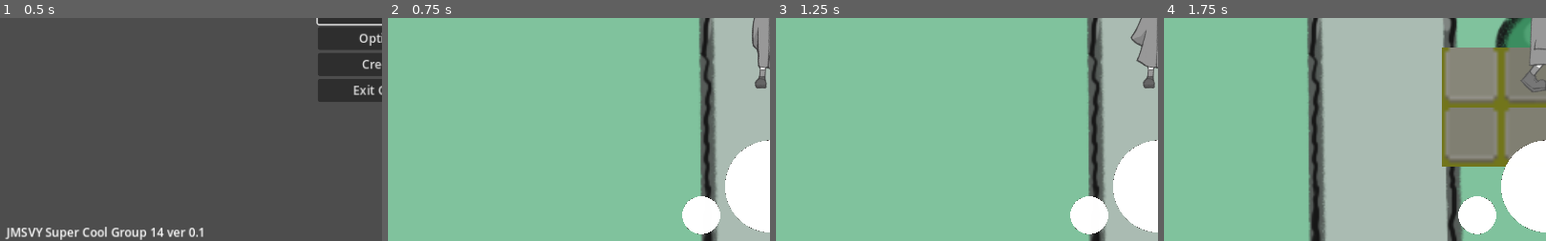
Above: before the commit, frames 1-4 (left to right).
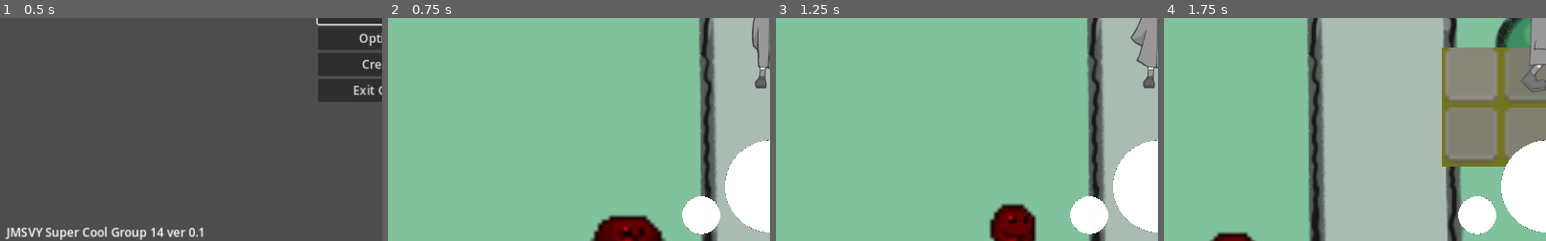
Above: after the commit, the same moments.

Repository: JMSVY-Super-Cool-Group-14/Dye-Chromatic
Game: Godot game, scene res://scenes/ui/main.tscn
The game is run twice, just before and just after one commit, with the same random seed, the same clock (stepped at 60 frames per second) and the same inputs.
Inputs (mouse positions are % of the whole screen's width and height, from its top left):
- Up to frame 1 (0.5 s): no input
- Up to frame 2 (0.75 s): click "New Game" at 0.5 s
- Up to frame 3 (1.25 s): no input
- Up to frame 4 (1.75 s): move the mouse to (72, 45) at 1.27 s; hold D (move_right) from 1.28 s (still down); hold C (interact) from 1.28 s (still down)
The pictures show only the part of the screen within x 0-50%, y 50-100%; the shares and areas given below are measured in that part.

Frame 1 is identical in both runs. In frame 2, 1.8% of the frame differs, in the area x 52-73%, y 88-100%; in frame 3, 1.9%, in the area x 55-69%, y 83-100%; in frame 4, 0.4%.

Commit message:
Enemies blink when hit and stund on melee hit

Diff:
--- a/src/project.godot
+++ b/src/project.godot
@@ -129,5 +129,6 @@
 interact={
 "deadzone": 0.5,
 "events": [Object(InputEventKey,"resource_local_to_scene":false,"resource_name":"","device":-1,"window_id":0,"alt_pressed":false,"shift_pressed":false,"ctrl_pressed":false,"meta_pressed":false,"pressed":false,"keycode":0,"physical_keycode":67,"key_label":0,"unicode":99,"echo":false,"script":null)
+, Object(InputEventJoypadButton,"resource_local_to_scene":false,"resource_name":"","device":-1,"button_index":3,"pressure":0.0,"pressed":false,"script":null)
 ]
 }
--- a/src/scenes/Enemy.tscn
+++ b/src/scenes/Enemy.tscn
@@ -1,6 +1,7 @@
-[gd_scene load_steps=34 format=3 uid="uid://cudnkh4q0wqm2"]
+[gd_scene load_steps=40 format=3 uid="uid://cudnkh4q0wqm2"]
 
 [ext_resource type="Script" path="res://scripts/Enemy/Enemy.gd" id="1_xq5uw"]
+[ext_resource type="Shader" path="res://scripts/Enemy/damageShder.gdshader" id="2_b8jfj"]
 [ext_resource type="Texture2D" uid="uid://t88m5j0qcxcy" path="res://assets/legacy/slime.png" id="2_ml24s"]
 [ext_resource type="Script" path="res://scripts/Enemy/EnemyAnimatedSprite2D.gd" id="3_e3mww"]
 [ext_resource type="Script" path="res://scripts/StateMachine/EnemyStateMachine.gd" id="4_7htyd"]
@@ -8,6 +9,12 @@
 [ext_resource type="Script" path="res://scripts/Enemy/Enemy States/EnemyChase.gd" id="6_7udfh"]
 [ext_resource type="Script" path="res://scripts/Enemy/Enemy States/EnemyAttack.gd" id="7_ahfcf"]
 [ext_resource type="Script" path="res://scripts/Enemy/Enemy States/EnemyDeath.gd" id="8_ggru3"]
+[ext_resource type="Script" path="res://scripts/Enemy/Enemy States/EnemyStun.gd" id="10_xqlkf"]
+
+[sub_resource type="ShaderMaterial" id="ShaderMaterial_4pjsy"]
+resource_local_to_scene = true
+shader = ExtResource("2_b8jfj")
+shader_parameter/quantity = 0.0
 
 [sub_resource type="AtlasTexture" id="AtlasTexture_8vqlx"]
 atlas = ExtResource("2_ml24s")
@@ -185,6 +192,44 @@
 "name": &"walk",
 "speed": 5.0
 }]
+
+[sub_resource type="Animation" id="Animation_8ieyw"]
+length = 0.001
+tracks/0/type = "value"
+tracks/0/imported = false
+tracks/0/enabled = true
+tracks/0/path = NodePath(".:material:shader_parameter/quantity")
+tracks/0/interp = 1
+tracks/0/loop_wrap = true
+tracks/0/keys = {
+"times": PackedFloat32Array(0),
+"transitions": PackedFloat32Array(1),
+"update": 0,
+"values": [0.0]
+}
+
+[sub_resource type="Animation" id="Animation_avw83"]
+resource_name = "damage"
+length = 0.6
+step = 0.05
+tracks/0/type = "value"
+tracks/0/imported = false
+tracks/0/enabled = true
+tracks/0/path = NodePath(".:material:shader_parameter/quantity")
+tracks/0/interp = 1
+tracks/0/loop_wrap = true
+tracks/0/keys = {
+"times": PackedFloat32Array(0, 0.1, 0.15, 0.25, 0.3, 0.4, 0.45, 0.55),
+"transitions": PackedFloat32Array(1, 1, 1, 1, 1, 1, 1, 1),
+"update": 0,
+"values": [0.0, 1.0, 1.0, 0.0, 0.0, 1.0, 1.0, 0.0]
+}
+
+[sub_resource type="AnimationLibrary" id="AnimationLibrary_pc2el"]
+_data = {
+"RESET": SubResource("Animation_8ieyw"),
+"damage": SubResource("Animation_avw83")
+}
 
 [sub_resource type="CircleShape2D" id="CircleShape2D_rk53v"]
 radius = 6.00333
@@ -198,9 +243,17 @@
 fsm = NodePath("State Machine")
 
 [node name="AnimatedSprite2D" type="AnimatedSprite2D" parent="."]
+material = SubResource("ShaderMaterial_4pjsy")
 sprite_frames = SubResource("SpriteFrames_5jic6")
 animation = &"Jump"
+frame = 3
+frame_progress = 0.0192241
 script = ExtResource("3_e3mww")
+
+[node name="damage" type="AnimationPlayer" parent="AnimatedSprite2D"]
+libraries = {
+"": SubResource("AnimationLibrary_pc2el")
+}
 
 [node name="CollisionShape2D" type="CollisionShape2D" parent="."]
 position = Vector2(0, 2)
@@ -229,5 +282,10 @@
 [node name="Death" type="Node" parent="State Machine"]
 script = ExtResource("8_ggru3")
 
+[node name="Stun" type="Node" parent="State Machine"]
+script = ExtResource("10_xqlkf")
+
 [connection signal="body_entered" from="Hit Box" to="." method="_on_hit_box_body_entered"]
 [connection signal="body_exited" from="Hit Box" to="State Machine/Attack" method="_on_hit_box_body_exited"]
+[connection signal="took_dmg" from="State Machine" to="." method="_on_state_machine_took_dmg"]
+[connection signal="took_dmg" from="State Machine" to="AnimatedSprite2D" method="_on_state_machine_took_dmg"]
--- a/src/scenes/game.tscn
+++ b/src/scenes/game.tscn
@@ -1,9 +1,9 @@
-[gd_scene load_steps=19 format=3 uid="uid://cdbtgk1s6v0xp"]
+[gd_scene load_steps=20 format=3 uid="uid://cdbtgk1s6v0xp"]
 
 [ext_resource type="Texture2D" uid="uid://bpid23vf3dspu" path="res://assets/legacy/Pixel Art Top Down - Basic/Texture/TX Tileset Grass.png" id="1_ihwfy"]
 [ext_resource type="Script" path="res://scripts/StateMachine/GameFSM.gd" id="2_1y0vn"]
 [ext_resource type="PackedScene" uid="uid://cudnkh4q0wqm2" path="res://scenes/Enemy.tscn" id="2_h5rq2"]
-[ext_resource type="PackedScene" uid="uid://b8sokesd0rypv" path="res://scenes/player.tscn" id="2_mpbna"]
+[ext_resource type="PackedScene" uid="uid://b8sokesd0rypv" path="res://scenes/Player.tscn" id="2_mpbna"]
 [ext_resource type="Script" path="res://scripts/StateMachine/States/gameState.gd" id="3_6d48n"]
 [ext_resource type="Script" path="res://scripts/StateMachine/States/pauseState.gd" id="3_h2nxd"]
 [ext_resource type="Script" path="res://scripts/StateMachine/States/overState.gd" id="4_v8r73"]
@@ -13,6 +13,7 @@
 [ext_resource type="Texture2D" uid="uid://01uvc6cl7jb" path="res://assets/sprites/UI/colourSelectCircle.png" id="7_45d4h"]
 [ext_resource type="Texture2D" uid="uid://d2va084t32vil" path="res://assets/legacy/Pixel Art Top Down - Basic/Texture/TX Tileset Stone Ground.png" id="11_qqcxc"]
 [ext_resource type="AudioStream" uid="uid://0k711k5iu0hv" path="res://assets/audio/Music/Project.wav" id="12_aedne"]
+[ext_resource type="PackedScene" uid="uid://0bq3mr4k2yu0" path="res://scenes/npc.tscn" id="13_7i4wi"]
 
 [sub_resource type="TileSetAtlasSource" id="TileSetAtlasSource_2dm3c"]
 texture = ExtResource("1_ihwfy")
@@ -701,10 +702,6 @@
 format = 2
 layer_0/tile_data = PackedInt32Array(-196610, 327680, 8, -131074, 327680, 9, -65538, 393216, 8, -2, 393216, 9, 65534, 3 …(13454 unchanged characters)…
 
-[node name="enemies" type="Node2D" parent="."]
-position = Vector2(469, -108)
-scale = Vector2(0.3, 0.3)
-
 [node name="AudioStreamPlayer2D" type="AudioStreamPlayer2D" parent="."]
 stream = ExtResource("12_aedne")
 volume_db = -10.0
@@ -820,95 +817,12 @@
 position = Vector2(665.5, 445)
 scale = Vector2(1, 1)
 
-[node name="Slime30" parent="." instance=ExtResource("2_h5rq2")]
-position = Vector2(642.1, 457.6)
-scale = Vector2(1, 1)
-
-[node name="Slime31" parent="." instance=ExtResource("2_h5rq2")]
-position = Vector2(650.8, 430)
-scale = Vector2(1, 1)
-
-[node name="Slime32" parent="." instance=ExtResource("2_h5rq2")]
-position = Vector2(628.3, 456.1)
-scale = Vector2(1, 1)
-
-[node name="Slime33" parent="." instance=ExtResource("2_h5rq2")]
-position = Vector2(634.9, 445.6)
-scale = Vector2(1, 1)
-
-[node name="Slime34" parent="." instance=ExtResource("2_h5rq2")]
-position = Vector2(597.1, 447.1)
-scale = Vector2(1, 1)
-
-[node name="Slime35" parent="." instance=ExtResource("2_h5rq2")]
-position = Vector2(595, 425.8)
-scale = Vector2(1, 1)
-
-[node name="Slime36" parent="." instance=ExtResource("2_h5rq2")]
-position = Vector2(637.9, 415)
-scale = Vector2(1, 1)
-
-[node name="Slime37" parent="." instance=ExtResource("2_h5rq2")]
-position = Vector2(615.4, 443.8)
-scale = Vector2(1, 1)
-
-[node name="Slime38" parent="." instance=ExtResource("2_h5rq2")]
-position = Vector2(618.1, 426.4)
-scale = Vector2(1, 1)
-
-[node name="Slime39" parent="." instance=ExtResource("2_h5rq2")]
-position = Vector2(784.6, 498.5)
-scale = Vector2(1, 1)
-
-[node name="Slime40" parent="." instance=ExtResource("2_h5rq2")]
-position = Vector2(792.7, 528.5)
-scale = Vector2(1, 1)
-
-[node name="Slime41" parent="." instance=ExtResource("2_h5rq2")]
-position = Vector2(764.5, 527)
-scale = Vector2(1, 1)
-
-[node name="Slime42" parent="." instance=ExtResource("2_h5rq2")]
-position = Vector2(741.1, 539.6)
-scale = Vector2(1, 1)
-
-[node name="Slime43" parent="." instance=ExtResource("2_h5rq2")]
-position = Vector2(749.8, 512)
-scale = Vector2(1, 1)
-
-[node name="Slime44" parent="." instance=ExtResource("2_h5rq2")]
-position = Vector2(727.3, 538.1)
-scale = Vector2(1, 1)
-
-[node name="Slime45" parent="." instance=ExtResource("2_h5rq2")]
-position = Vector2(733.9, 527.6)
-scale = Vector2(1, 1)
-
-[node name="Slime46" parent="." instance=ExtResource("2_h5rq2")]
-position = Vector2(696.1, 529.1)
-scale = Vector2(1, 1)
-
-[node name="Slime47" parent="." instance=ExtResource("2_h5rq2")]
-position = Vector2(694, 507.8)
-scale = Vector2(1, 1)
-
-[node name="Slime48" parent="." instance=ExtResource("2_h5rq2")]
-position = Vector2(736.9, 497)
-scale = Vector2(1, 1)
-
-[node name="Slime49" parent="." instance=ExtResource("2_h5rq2")]
-position = Vector2(714.4, 525.8)
-scale = Vector2(1, 1)
-
-[node name="Slime50" parent="." instance=ExtResource("2_h5rq2")]
-position = Vector2(717.1, 508.4)
-scale = Vector2(1, 1)
-
-[node name="enemies" type="Node2D" parent="."]
-position = Vector2(469, -108)
-scale = Vector2(0.3, 0.3)
-
-[node name="AudioStreamPlayer2D" type="AudioStreamPlayer2D" parent="."]
+[node name="NPCManager" type="Node" parent="."]
+
+[node name="NPC" parent="NPCManager" instance=ExtResource("13_7i4wi")]
+position = Vector2(193, 310)
+
+[node name="AudioStreamPlayer2D2" type="AudioStreamPlayer2D" parent="."]
 stream = ExtResource("12_aedne")
 volume_db = -10.0
 autoplay = true
--- a/src/scenes/player.tscn
+++ b/src/scenes/player.tscn
@@ -40,6 +40,7 @@
 [ext_resource type="Texture2D" uid="uid://dyxxmbruridks" path="res://assets/sprites/mc_basic.sprites/walk_back/walk_b6.tres" id="31_tl005"]
 [ext_resource type="Script" path="res://scripts/PlayerAnimated.gd" id="33_pu3a3"]
 [ext_resource type="Script" path="res://scripts/Camera2D.gd" id="34_oibyl"]
+[ext_resource type="PackedScene" uid="uid://dvrm22g12ndy7" path="res://scripts/Dialogue/dialogueBox.tscn" id="41_wthe5"]
 
 [sub_resource type="SpriteFrames" id="SpriteFrames_bgi2u"]
 animations = [{
@@ -231,6 +232,10 @@
 zoom = Vector2(5, 5)
 script = ExtResource("34_oibyl")
 
+[node name="DialogueBox" parent="PlayerCam" instance=ExtResource("41_wthe5")]
+z_index = 2
+z_as_relative = false
+
 [node name="MeleeRange" type="Area2D" parent="."]
 
 [node name="CollisionShape2D" type="CollisionShape2D" parent="MeleeRange"]
--- /dev/null
+++ b/src/scripts/Dialogue/dialogueBox.tscn
@@ -0,0 +1,46 @@
+[gd_scene load_steps=3 format=3 uid="uid://dvrm22g12ndy7"]
+
+[ext_resource type="Script" path="res://scripts/Dialogue/dialoguePlayer.gd" id="1_t0tea"]
+
+[sub_resource type="CanvasTexture" id="CanvasTexture_pxaay"]
+specular_color = Color(0.305882, 0.305882, 0.305882, 1)
+
+[node name="DialogueBox" type="Control"]
+layout_mode = 3
+anchors_preset = 0
+offset_left = 2.0
+offset_top = -3.0
+offset_right = 44.0
+offset_bottom = 37.0
+script = ExtResource("1_t0tea")
+
+[node name="Background" type="TextureRect" parent="."]
+modulate = Color(0.215686, 0.215686, 0.215686, 1)
+layout_mode = 1
+anchors_preset = -1
+anchor_left = 4.0
+anchor_top = 10.175
+anchor_right = 21.15
+anchor_bottom = 12.2
+offset_left = 1.0
+offset_top = 1.0
+offset_right = 0.999939
+offset_bottom = 0.999969
+texture = SubResource("CanvasTexture_pxaay")
+
+[node name="name" type="Label" parent="."]
+layout_mode = 0
+offset_left = 170.0
+offset_top = 405.0
+offset_right = 824.0
+offset_bottom = 433.0
+text = "Name:"
+
+[node name="text" type="Label" parent="."]
+layout_mode = 0
+offset_left = 187.0
+offset_top = 432.0
+offset_right = 1061.0
+offset_bottom = 501.0
+scale = Vector2(0.8, 0.8)
+text = "text here...."
--- /dev/null
+++ b/src/scripts/Dialogue/dialoguePlayer.gd
@@ -0,0 +1,43 @@
+extends Control
+
+@export_file("*.json") var d_file
+
+signal dialogue_done
+
+var dialogue = []
+var current_dialogue_id = 0
+var d_active = false
+
+func _ready():
+	self.visible = true
+
+func start():
+	if d_active:
+		return
+	d_active = true
+	self.visible = true
+	dialogue = load_dialogue()
+	current_dialogue_id = -1
+	next_script()
+
+func load_dialogue():
+	var file = FileAccess.open("res://scripts/Dialogue/redSlimeDialogue.json", FileAccess.READ)
+	var content = JSON.parse_string(file.get_as_text())
+	return content
+
+func _input(event):
+	if !d_active:
+		return
+	if event.is_action_pressed("interact"):
+		next_script()
+
+func next_script():
+	current_dialogue_id += 1
+	if current_dialogue_id >= len(dialogue):
+		d_active = false
+		self.visible = false
+		dialogue_done.emit()
+		return
+
+	$name.text = dialogue[current_dialogue_id]["name"]
+	$text.text = dialogue[current_dialogue_id]["text"]
--- /dev/null
+++ b/src/scripts/Dialogue/redSlimeDialogue.json
@@ -0,0 +1,4 @@
+[
+	{"name": "Red Slime", "text": "Hello there!"},
+	{"name": "Red Slime", "text": "There are many scary blue slimes over there!\nBe careful!"}
+]
--- /dev/null
+++ b/src/scripts/Enemy/Enemy States/EnemyStun.gd
@@ -0,0 +1,20 @@
+extends State
+class_name enemyStun
+
+@onready var enemy = $"../.."
+@onready var player = $"../../../../Player"
+@onready var sm = $".."
+
+var free = false
+var stun_time = 2
+
+signal attacking
+
+func _enter_state():
+	enemy.velocity = Vector2.ZERO
+	free = false
+	get_tree().create_timer(stun_time).timeout.connect(func(): free = true)
+
+func _state_update(delta : float):
+	if free:
+		$".."._change_state($"../Chase")
--- a/src/scripts/Enemy/Enemy.gd
+++ b/src/scripts/Enemy/Enemy.gd
@@ -5,12 +5,14 @@
 
 
 
-func recieve_knockeback(source_pos: Vector2, dmg):
+func recieve_knockeback(source_pos: Vector2, dmg, attack_type):
 	var knockback_dir = source_pos.direction_to(self.global_position)
 	var knockback_strength = 0.1 * dmg
 	var knockback = knockback_dir * knockback_strength
 
 	global_position += knockback
+	if attack_type == "melee":
+		fsm._change_state($"State Machine/Stun")
 
 func _physics_process(delta):
 	move_and_slide()
@@ -26,3 +28,6 @@
 
 	else:
 		$AnimatedSprite2D.play("Idle")
+
+func _on_state_machine_took_dmg():
+	$AnimatedSprite2D/damage.play("damage")
--- a/src/scripts/Enemy/EnemyAnimatedSprite2D.gd
+++ b/src/scripts/Enemy/EnemyAnimatedSprite2D.gd
@@ -1,6 +1,7 @@
 extends AnimatedSprite2D
 
 # Called when the node enters the scene tree for the first time.
+
 func _ready():
 	pass
 
@@ -8,3 +9,8 @@
 # Called every frame. 'delta' is the elapsed time since the previous frame.
 func _process(delta):
 	pass
+
+
+func _on_state_machine_took_dmg():
+	#$AnimationPlayer.play("damage")
+	pass
--- /dev/null
+++ b/src/scripts/Enemy/damageShder.gdshader
@@ -0,0 +1,11 @@
+shader_type canvas_item;
+
+uniform float quantity : hint_range(0.0, 1.0) = 0.0;
+
+
+void fragment() {
+
+	vec4 base = texture(TEXTURE, UV);
+	vec4 new_color = vec4(1.0, 1.0, 1.0, base.a);
+	COLOR = mix(base, new_color, quantity);
+}
--- a/src/scripts/NPC/NPC.gd
+++ b/src/scripts/NPC/NPC.gd
@@ -3,11 +3,9 @@
 
 @export var fsm : FiniteStateMachine
 
+
 var player_can_chat = false
 var player
-
-
-
 
 func start_interact():
 	fsm._change_state($"StateMachine/Interacting")
@@ -29,17 +27,15 @@
 	else:
 		$AnimatedSprite2D.play("Idle")
 
-
-
-
-
 func _on_chat_area_body_entered(body):
 	if body.is_in_group("player"):
 		player = body
 		player_can_chat = true
 
-
 func _on_chat_area_body_exited(body):
 	if body.is_in_group("player"):
 		player_can_chat = false
 		end_interact()
+
+func _on_dialogue_box_dialogue_done():
+	end_interact()
--- a/src/scripts/NPC/NPCInteract.gd
+++ b/src/scripts/NPC/NPCInteract.gd
@@ -2,10 +2,11 @@
 class_name npcInteract
 
 @onready var npc = $"../.."
+@onready var dialogue_box = $"../../../../Player/PlayerCam/DialogueBox"
 
 func _enter_state():
 	npc.velocity = Vector2.ZERO
-	print("hello there")
+	dialogue_box.start()
 
 func talking():
 	pass
--- a/src/scripts/StateMachine/EnemyStateMachine.gd
+++ b/src/scripts/StateMachine/EnemyStateMachine.gd
@@ -3,8 +3,12 @@
 
 @export var health = 100
 
+signal took_dmg
+
 func take_damage(dmg):
 	health -= dmg
+	took_dmg.emit()
+
 
 func _ready():
 	get_node("Idle")._initialize_state(self, root)
--- a/src/scripts/attacks/Projectile.gd
+++ b/src/scripts/attacks/Projectile.gd
@@ -9,6 +9,7 @@
 var angle
 
 @onready var fsm = $"../../FiniteStateMachine"
+var attack_type = "range"
 
 
 # Called when the node enters the scene tree for the first time.
@@ -42,7 +43,7 @@
 		print("enemy hit!")
 		# insert call to enemy take damage function
 		body.fsm.take_damage(damage)
-		body.recieve_knockeback(projectile_velocity, damage)
+		body.recieve_knockeback(projectile_velocity, damage, attack_type)
 		queue_free()	#remove projectile instance
 
 func set_colour(colour: Color):
--- a/src/scripts/attacks/meleeAttack.gd
+++ b/src/scripts/attacks/meleeAttack.gd
@@ -5,6 +5,7 @@
 var lifespan = 0.10
 var existenceTime = 0
 var damage = 50
+var attack_type = "melee"
 @onready var fsm = $"../../FiniteStateMachine"
 #@onready var player = $"../Player"
 # Called when the node enters the scene tree for the first time.
@@ -29,7 +30,7 @@
 		print("enemy hit melee!")
 		# insert call to enemy.takedamage function
 		body.fsm.take_damage(damage)
-		body.recieve_knockeback(self.global_position, damage)
+		body.recieve_knockeback(self.global_position, damage, attack_type)
 
 func set_colour(colour: Color):
 	$Sprite2D.self_modulate = colour
Not shown: 1 places in src/scenes/player.tscn that only renumber resources
